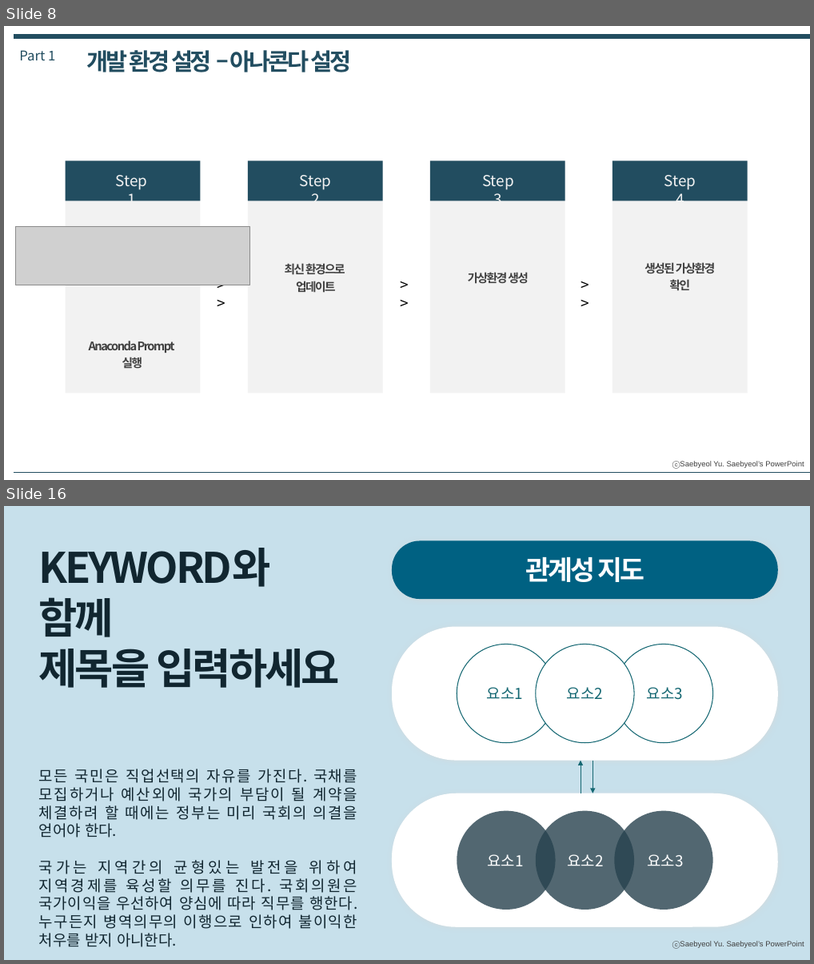
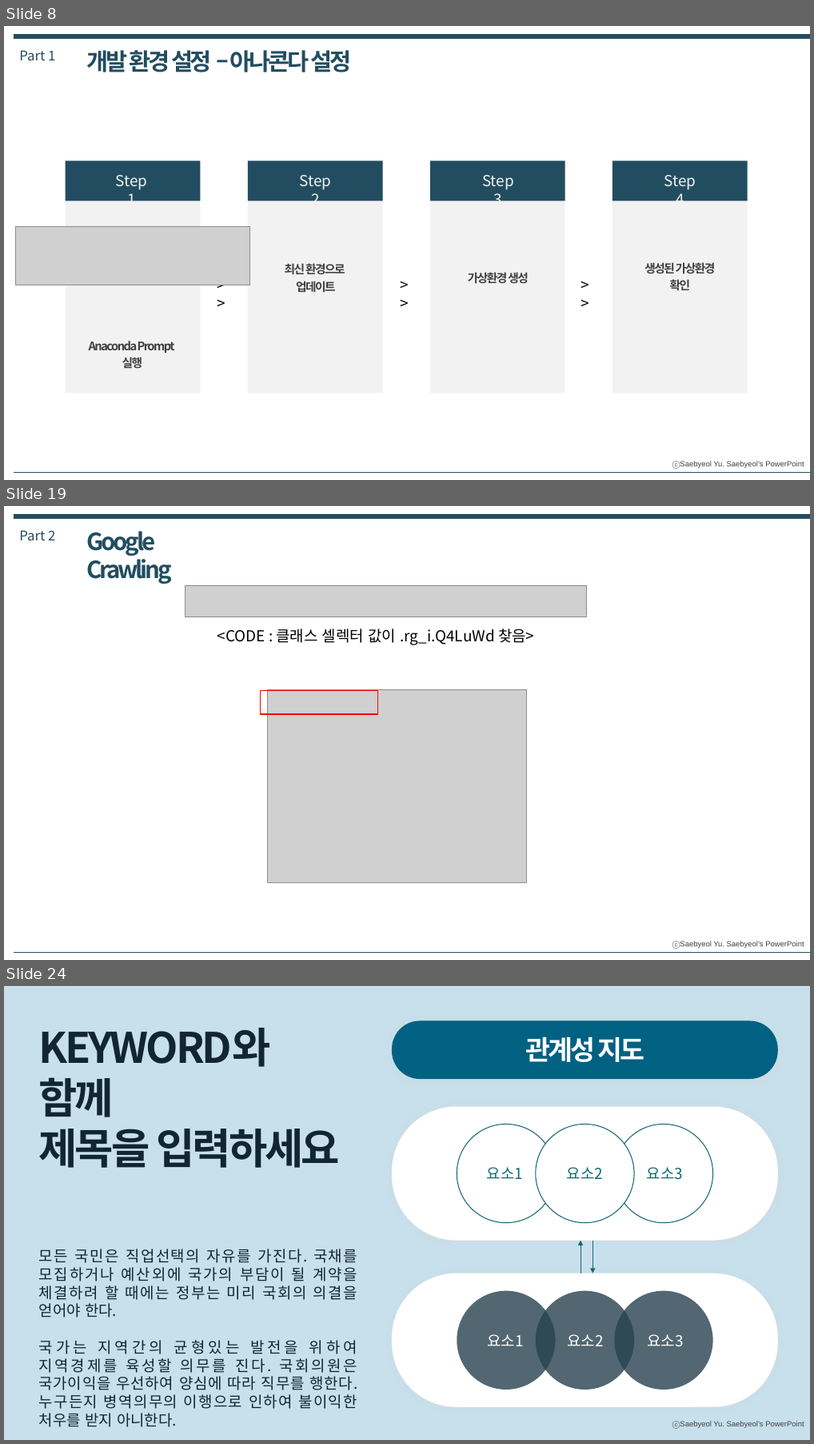
Before and after one commit to Busik-Kang/Busik-Kang.github.io, a slide deck: changwon/2022-2/datamining/발표 자료/(DataMining)20229350 강부식.pptx. Shown one above the other, each under a label of ours: slides 8 and 16 before the commit, slides 8, 19 and 24 after it; the slides between them are not shown. The pictures are 814x964 and 814x1444 pixels, drawn with LibreOffice and Linux fonts; fonts in the diff are those of the drawing; grey boxes stand for pictures. Boxes give left, top, right and bottom in pixels: in the first picture for what was removed or moved away, otherwise in the second. Text is boxed around its words. In the diff, an @@ line names an element or a change of style, - is before the commit and + after.

```diff
--- a/changwon/2022-2/datamining/발표 자료/(DataMining)20229350 강부식.pptx
+++ b/changwon/2022-2/datamining/발표 자료/(DataMining)20229350 강부식.pptx
@@ slide 19 added at (x1=4, y1=506, x2=810, y2=960), background #FFFFFF; not listed: 1 template element that a slide beside it also shows @@
@@ line added from (14, 517) to (810, 517), #224D60 6 pt @@
@@ text added at (x1=19, y1=530, x2=55, y2=540), 16 pt, text #224D60 @@
+Part 2
@@ text added at (x1=87, y1=531, x2=172, y2=584), 28 pt, text #224D60, bold @@
+Google Crawling
@@ picture added at (x1=185, y1=585, x2=586, y2=616) @@
@@ text added at (x1=218, y1=628, x2=534, y2=645), 18 pt, text #000000 @@
+<CODE : 클래스 셀렉터 값이 .rg_i.Q4LuWd 찾음>
@@ rectangle added at (x1=261, y1=691, x2=378, y2=714), outline #FF0000 1 pt @@
@@ picture added at (x1=268, y1=689, x2=527, y2=883) @@
@@ line added from (14, 952) to (810, 952), #224D60 0.25 pt @@
@@ what was slide 16 is now slide 24 @@
```
Also in this commit, not shown: 1 slide changed, 11 other slides added, 4 slides removed, 7 other files.
